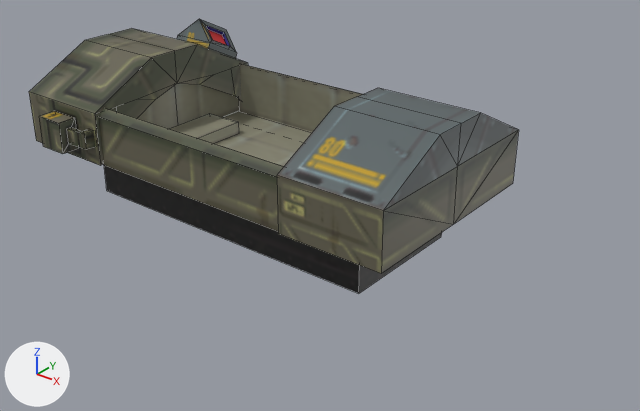
Renders of the Blender file project_files/cryobed-01.blend from each side of a commit.
Camera for both pictures: a 50 mm camera at (5.53, -6.7, 4.48) aimed at (0.2, -0.04, 0.35). Lighting does not change. The marker at lower left points along +X, +Y and +Z. Mesh edges are drawn as thin lines.

Objects in the first picture: 'Cube', 'Cube.002', 'cryo_chamber-08.001', 'cryo_chamber-08.002', 'cryo_chamber-08.003', 'cryo_chamber-08.004', 'cryo_chamber-08.006', 'cryo_chamber-08.007', 'cryo_chamber-08.008'.
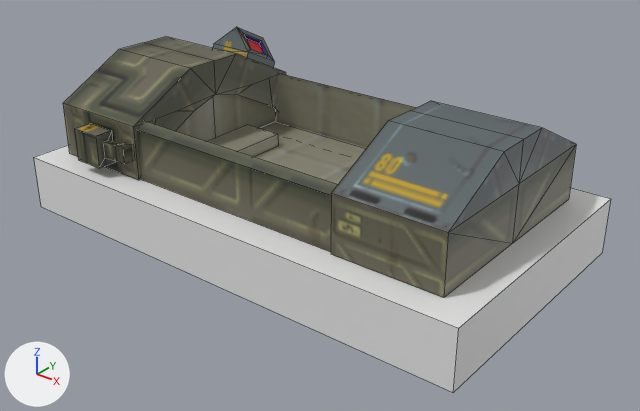
What differs and where, as boxes [x1, y1, x2, y2] in the pictures (640 x 411 px):
'Cube.001', shown: after [34, 145, 611, 392]
'cryo_chamber-08.006', moved: before [277, 88, 518, 273]; after [331, 101, 576, 298]
'cryo_chamber-08.001', moved: before [98, 64, 362, 231]; after [137, 73, 416, 252]
'cryo_chamber-08.004', moved: before [29, 28, 197, 166]; after [63, 37, 235, 180]
'cryo_chamber-08.007', moved: before [95, 44, 248, 164]; after [134, 54, 286, 179]
'Cube', moved: before [169, 113, 239, 144]; after [207, 125, 279, 157]
'cryo_chamber-08.002', moved: before [39, 111, 78, 154]; after [75, 123, 115, 168]
'cryo_chamber-08.003', moved: before [177, 19, 237, 58]; after [213, 27, 275, 67]
'Cube.002', unchanged, covered by the edit: before [104, 165, 442, 293]

The edits, one by one:
me_cube_002 has 8 vertices, 6 faces and spans x -4.0..2.0, y -1.5..1.5, z -1.0..1.0.
me_cube_002 is used by ob_cube_001; location (0.0, 0.0, 1.0).
me_cube_002 part 1: the whole mesh is scaled about its middle by (0.917, 1, 0.309), then moved by (0.0, 0.0, -0.69).
Object 'cryo_chamber-08.001' (ob_cryo_chamber_08_001) moves from (0.0, 0.0, 0.625) to (0.625, 0.0, 0.625).
Object 'cryo_chamber-08.002' (ob_cryo_chamber_08_002) moves from (0.0, 0.0, 0.625) to (0.625, 0.0, 0.625).
Object 'cryo_chamber-08.003' (ob_cryo_chamber_08_003) moves from (0.0, 0.389, 0.268) to (0.625, 0.389, 0.268).
Object 'cryo_chamber-08.004' (ob_cryo_chamber_08_004) moves from (0.0, 0.0, 0.625) to (0.625, 0.0, 0.625).
Object 'cryo_chamber-08.006' (ob_cryo_chamber_08_006) moves from (3.755, 0.0, 0.625) to (4.38, 0.0, 0.625).
Object 'cryo_chamber-08.007' (ob_cryo_chamber_08_007) moves from (0.0, 0.0, 0.625) to (0.625, 0.0, 0.625).
Object 'Cube' (ob_cube) moves from (-1.681, 0.0, 0.84) to (-1.056, 0.0, 0.84).
Object 'Cube.001' (ob_cube_001) is now shown.
Object 'Cube.001' (ob_cube_001) moves from (0.0, 0.0, 1.0) to (1.0, 0.0, 1.0).
